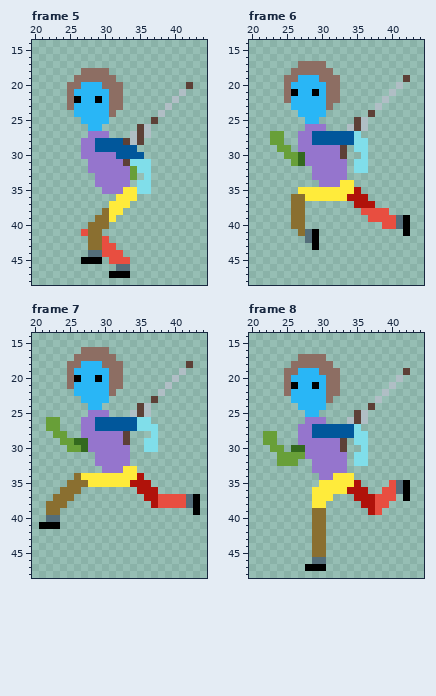
Pixel-art file: The Fallen Guardian/Assets/Art/Characters/Player/Move/Player_Move_Left.aseprite. Above: the version before the commit.
64x64 pixels, 8 frames. Shown: frame 5: x 20..44, y 14..48; frame 6: x 20..44, y 14..48; frame 7: x 20..44, y 14..48; frame 8: x 20..44, y 14..48. The commit also changed other frames, which this record leaves out.
Now the later version:
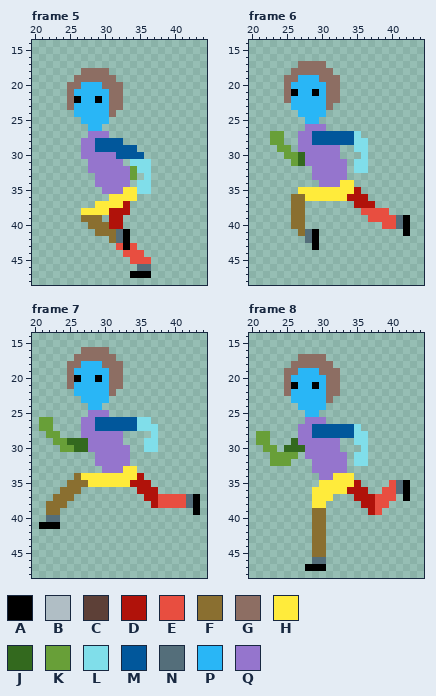
Palette (. is transparent): A #000000  B #b0bec5  C #5d4037  D #b0120a  E #e84e40  F #8a6f30  G #8d6e63  H #ffeb3b  J #33691e  K #689f38  L #80deea  M #01579b  N #546e7a  P #29b6f6  Q #9575cd
Difference:
layer "Weapons/Club" now hidden
layer "Body/White Body, Pick Color in Engine" now hidden
layer "Parts/Right Leg" now hidden
layer "Parts/Left Leg" now hidden
layer "Parts/Left Arm" now hidden
layer "Parts Copy/Right Leg" added
layer "Parts Copy/Right Arm" added
layer "Parts Copy/Left Leg" added
Frame 5:
There is now colour A in rows 41 to 43 at x 33; in row 47 at x 34 to 36.
There is now colour D in row 38 at x 33; in row 39 at x 32; in row 40 at x 31 to 32.
The edit turns colour H into colour D in row 37 at x 33; in row 38 at x 31 to 32; in row 39 at x 31.
There is now colour E in row 43 at x 32 and 34; in row 44 at x 33 to 35; in row 45 at x 34 to 36.
There is now colour F in row 39 at x 27 to 28; in row 41 at x 30 to 31; in row 42 at x 31.
There is now colour H in row 36 at x 31; in row 37 at x 29 to 30; in row 38 at x 27 to 29.
The edit turns colour F into colour H in row 38 at x 30.
There is now colour N in rows 41 to 42 at x 32; in row 46 at x 35 to 36.
The author cleared colour A in row 45 at x 27 to 29; in row 47 at x 31 to 33.
The author cleared colour B in row 21 at x 41; in row 22 at x 40; in row 23 at x 39; in row 24 at x 38; in row 26 at x 36; in row 27 at x 34 and 36.
The author cleared colour B in row 28 at x 34.
The author cleared colour C in row 20 at x 42; in row 25 at x 37; in rows 26 to 27 at x 35; in row 28 at x 33 and 35; in row 31 at x 33.
The author cleared colour E in row 41 at x 27; in row 42 at x 30; in row 43 at x 30 to 31; in row 44 at x 30 to 32; in row 45 at x 31 to 33.
The author cleared colour F in row 39 at x 30; in row 41 at x 28; in rows 42 to 43 at x 28 to 29.
The author cleared colour N in row 44 at x 28 to 29; in row 46 at x 32 to 33.
Frame 6:
The author cleared colour B in row 20 at x 41; in row 21 at x 40; in row 22 at x 39; in row 23 at x 38; in row 25 at x 36; in row 26 at x 34 and 36.
The author cleared colour C in row 19 at x 42; in row 24 at x 37; in rows 25 to 26 at x 35; in rows 29 to 30 at x 33.
Frame 7:
The edit turns colour K into colour J in row 29 at x 25; in row 30 at x 26.
There is now colour K in rows 26 to 27 at x 21; in row 28 at x 22; in row 29 at x 23; in row 30 at x 24.
The author cleared colour B in row 19 at x 41; in row 20 at x 40; in row 21 at x 39; in row 22 at x 38; in row 24 at x 36; in row 25 at x 34 and 36.
The author cleared colour C in row 18 at x 42; in row 23 at x 37; in rows 24 to 25 at x 35; in rows 28 to 29 at x 33.
The author cleared colour K in rows 26 to 27 at x 23; in row 28 at x 24.
Frame 8:
There is now colour J in row 29 at x 26; in row 30 at x 25.
There is now colour K in rows 28 to 29 at x 21; in row 30 at x 22; in rows 31 to 32 at x 23.
The author cleared colour B in row 20 at x 41; in row 21 at x 40; in row 22 at x 39; in row 23 at x 38; in row 25 at x 36; in row 26 at x 34 and 36.
The author cleared colour C in row 19 at x 42; in row 24 at x 37; in rows 25 to 26 at x 35; in rows 29 to 30 at x 33.
The author cleared colour K in rows 28 to 29 at x 23; in row 30 at x 24; in row 31 at x 27; in row 32 at x 26.
